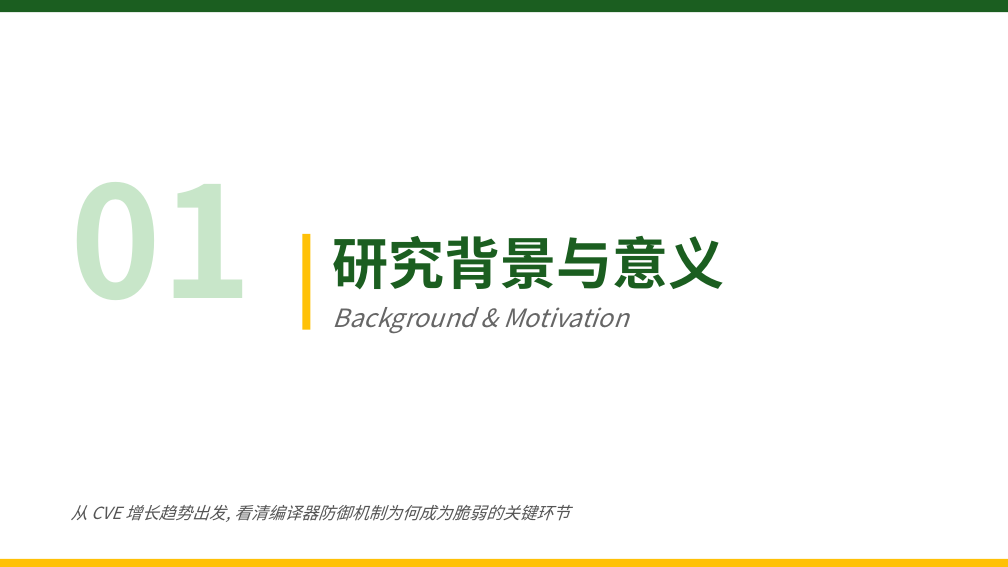
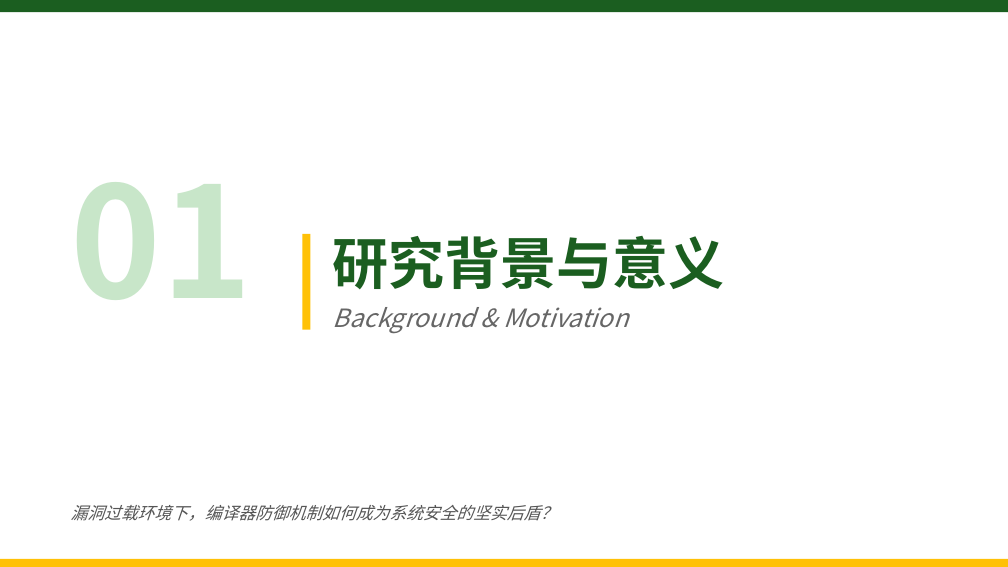
Before and after one commit to zjy-dev/de-fuzz, a slide deck: slide 3 of docs/presentations/pptx-workspace/开题答辩-DeFuzz.pptx (slide 1 before the commit). Drawn at 1008x567 pixels with LibreOffice and Linux fonts; fonts in the diff are those of the drawing. Boxes give left, top, right and bottom in pixels: in the first picture for what was removed or moved away, otherwise in the second. Text is boxed around its words. In the diff, an @@ line names an element or a change of style, - is before the commit and + after.

```diff
--- a/docs/presentations/pptx-workspace/开题答辩-DeFuzz.pptx
+++ b/docs/presentations/pptx-workspace/开题答辩-DeFuzz.pptx
@@ text at (71, 505, 558, 521): text changed @@
-从 CVE 增长趋势出发, 看清编译器防御机制为何成为脆弱的关键环节
+漏洞过载环境下，编译器防御机制如何成为系统安全的坚实后盾？
```
Also in this commit, not shown: 14 other slides changed, 5 slides added, 2 slides removed, 15 other files.
